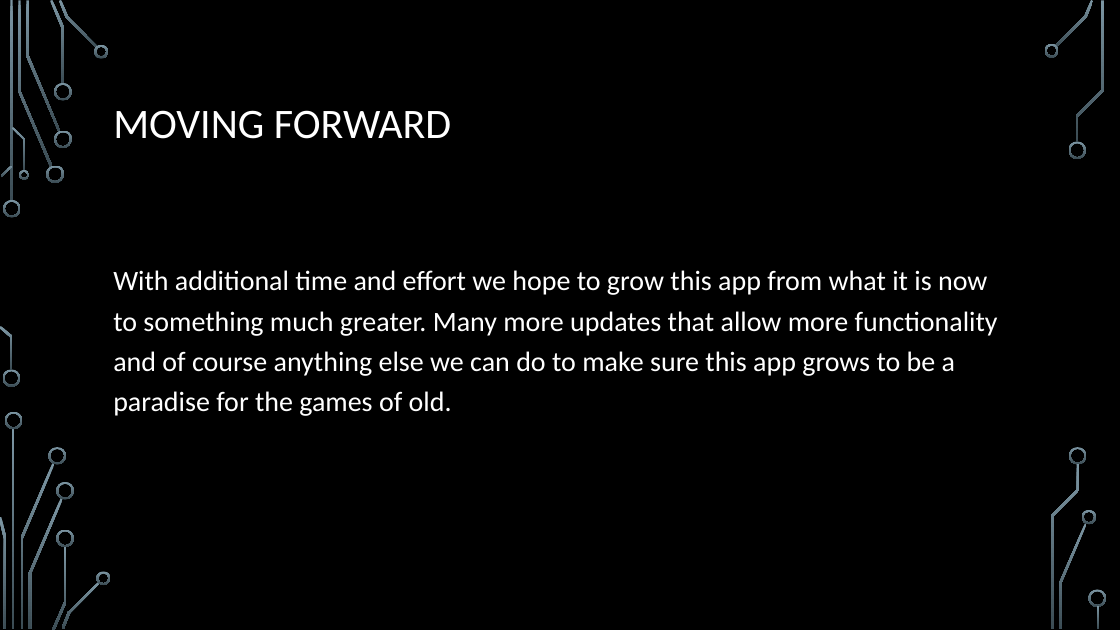
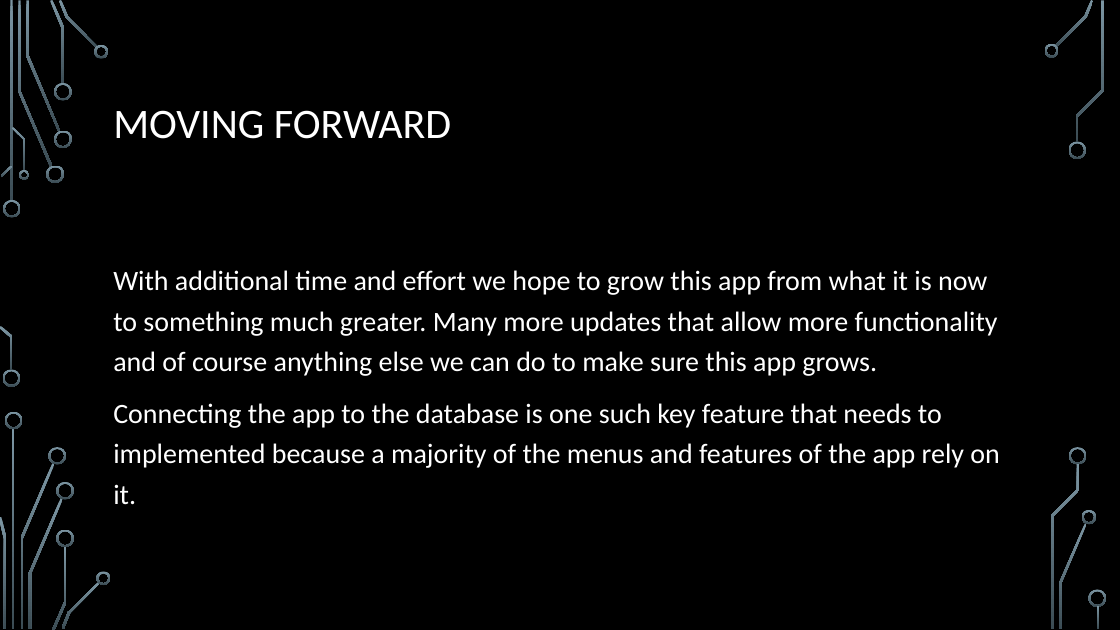
Before and after one commit to whitej9406/CSC-289-Project, a slide deck: slide 10 of Retro Paradise 2.0-2.pptx (slide 9 before the commit). Drawn at 1120x630 pixels with LibreOffice and Linux fonts; fonts in the diff are those of the drawing; background and template pictures are left out. Boxes give left, top, right and bottom in pixels: in the first picture for what was removed or moved away, otherwise in the second. Text is boxed around its words. In the diff, an @@ line names an element or a change of style, - is before the commit and + after.

```diff
--- a/Retro Paradise 2.0-2.pptx
+++ b/Retro Paradise 2.0-2.pptx
@@ text at box(113, 270, 999, 505): text changed @@
-With additional time and effort we hope to grow this app from what it is now to something much greater. Many more updates that allow more functionality and of course anything else we can do to make sure this app grows to be a paradise for the games of old.
+With additional time and effort we hope to grow this app from what it is now to something much greater. Many more updates that allow more functionality and of course anything else we can do to make sure this app grows.
+Connecting the app to the database is one such key feature that needs to implemented because a majority of the menus and features of the app rely on it.
```
Also in this commit, not shown: 3 other slides changed, 1 slide added.
